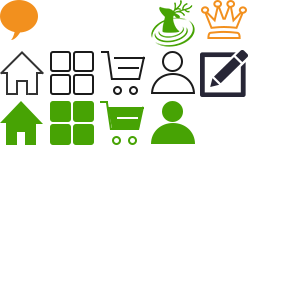
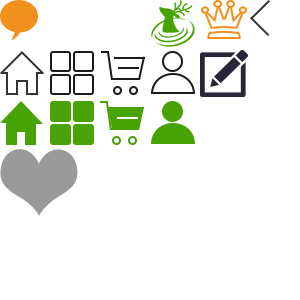
Before/after of a 300×300 layered artwork. What changed in the layer stack:
added layer "形状 32 副本" above "图层 0" over 0, 149, 78, 216
added layer "形状 7 副本" above "形状 7" over 250, 17, 270, 36
added layer "形状 7" above "形状 36" over 250, 0, 270, 20
